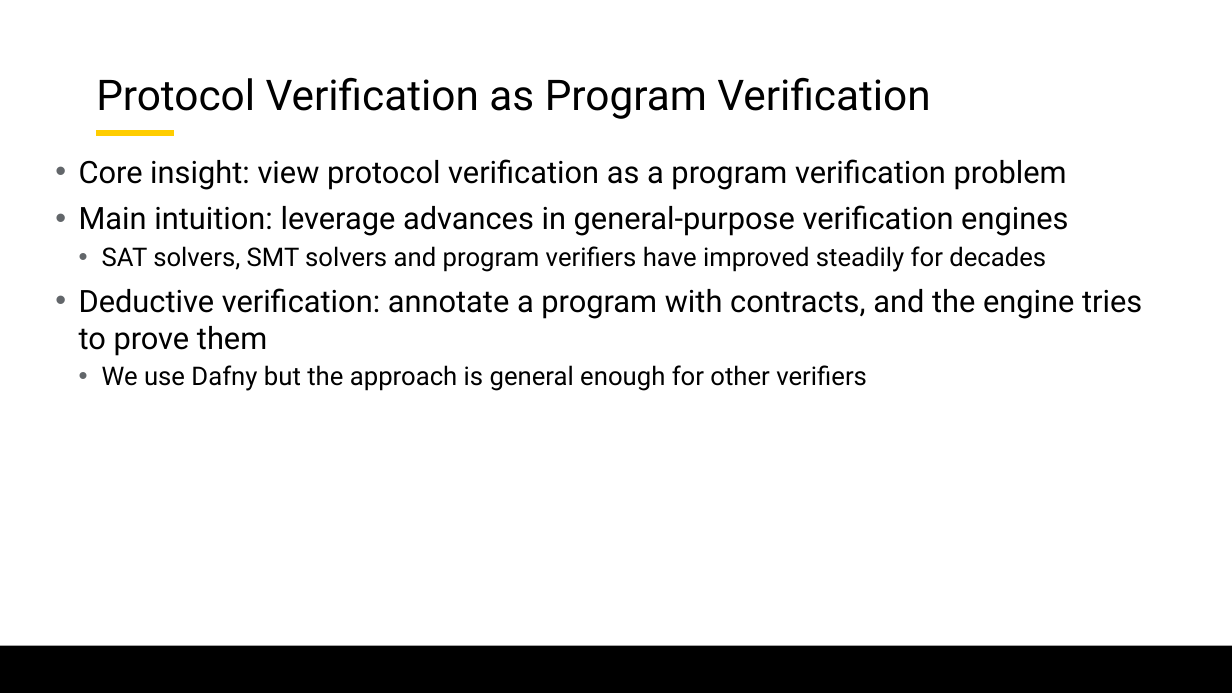
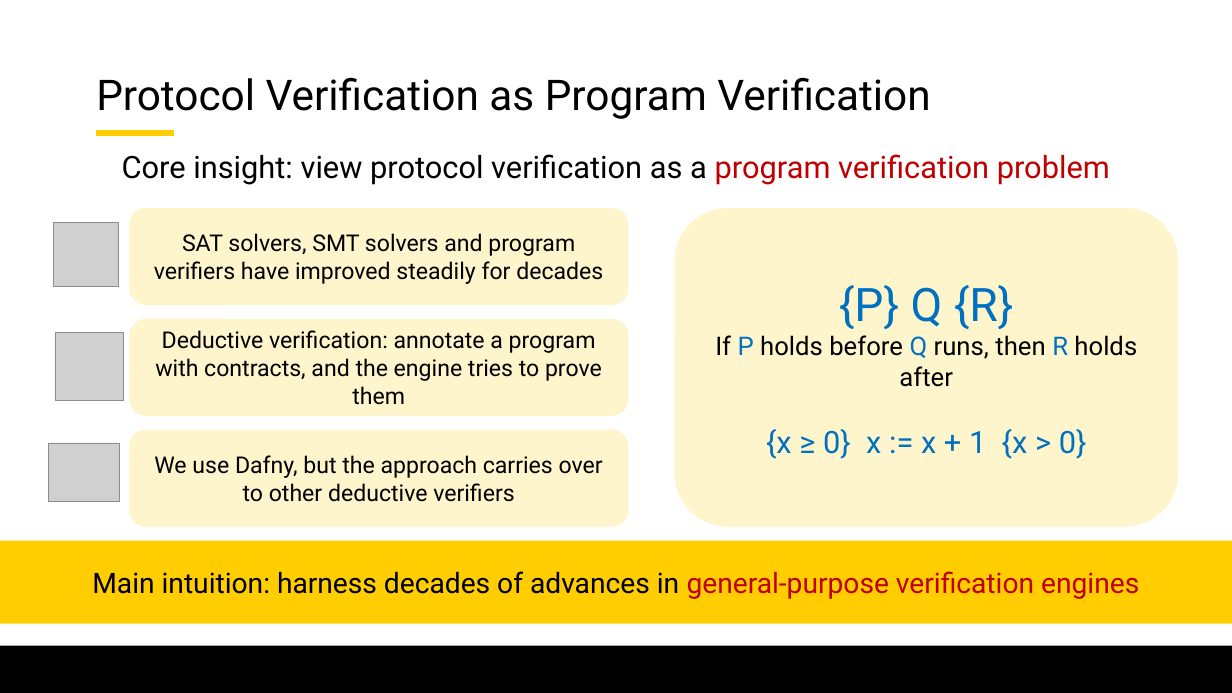
Before and after one commit to lorchrob/graduate_research_symposium, a slide deck: slide 16 of symposium_slides.pptx. Drawn at 1232x693 pixels with LibreOffice and Linux fonts; fonts in the diff are those of the drawing; grey boxes stand for pictures; background and template pictures are left out. Boxes give left, top, right and bottom in pixels: in the first picture for what was removed or moved away, otherwise in the second. Text is boxed around its words. In the diff, an @@ line names an element or a change of style, - is before the commit and + after.

```diff
--- a/symposium_slides.pptx
+++ b/symposium_slides.pptx
@@ text removed at <box>79,159,1142,391</box> @@
-• Core insight: view protocol verification as a program verification problem
-• Main intuition: leverage advances in general-purpose verification engines
-  • SAT solvers, SMT solvers and program verifiers have improved steadily for decades
-• Deductive verification: annotate a program with contracts, and the engine tries to prove them
-  • We use Dafny but the approach is general enough for other verifiers
@@ text added at <box>122,154,1110,185</box>, 24 pt, text #000000 @@
+Core insight: view protocol verification as a program verification problem
@@ rounded rectangle added at <box>129,208,628,305</box>, fill #FFF5CC, 18 pt, text #000000 @@
+SAT solvers, SMT solvers and program verifiers have improved steadily for decades
@@ rounded rectangle added at <box>675,208,1178,527</box>, fill #FFF5CC, 20 pt, text #000000 @@
+{P} Q {R}
+If P holds before Q runs, then R holds after
+{x ≥ 0} x := x + 1 {x > 0}
@@ picture added at <box>54,222,118,287</box> @@
@@ rounded rectangle added at <box>129,319,628,416</box>, fill #FFF5CC, 18 pt, text #000000 @@
+Deductive verification: annotate a program with contracts, and the engine tries to prove them
@@ picture added at <box>55,333,123,400</box> @@
@@ picture added at <box>48,443,119,502</box> @@
@@ rounded rectangle added at <box>129,430,628,527</box>, fill #FFF5CC, 18 pt, text #000000 @@
+We use Dafny, but the approach carries over to other deductive verifiers
@@ rectangle added at <box>0,541,1232,624</box>, fill #FFCD00, 22 pt, text #000000 @@
+Main intuition: harness decades of advances in general-purpose verification engines
```
Also in this commit, not shown: 19 other slides changed, 10 slides added, 12 slides removed.
